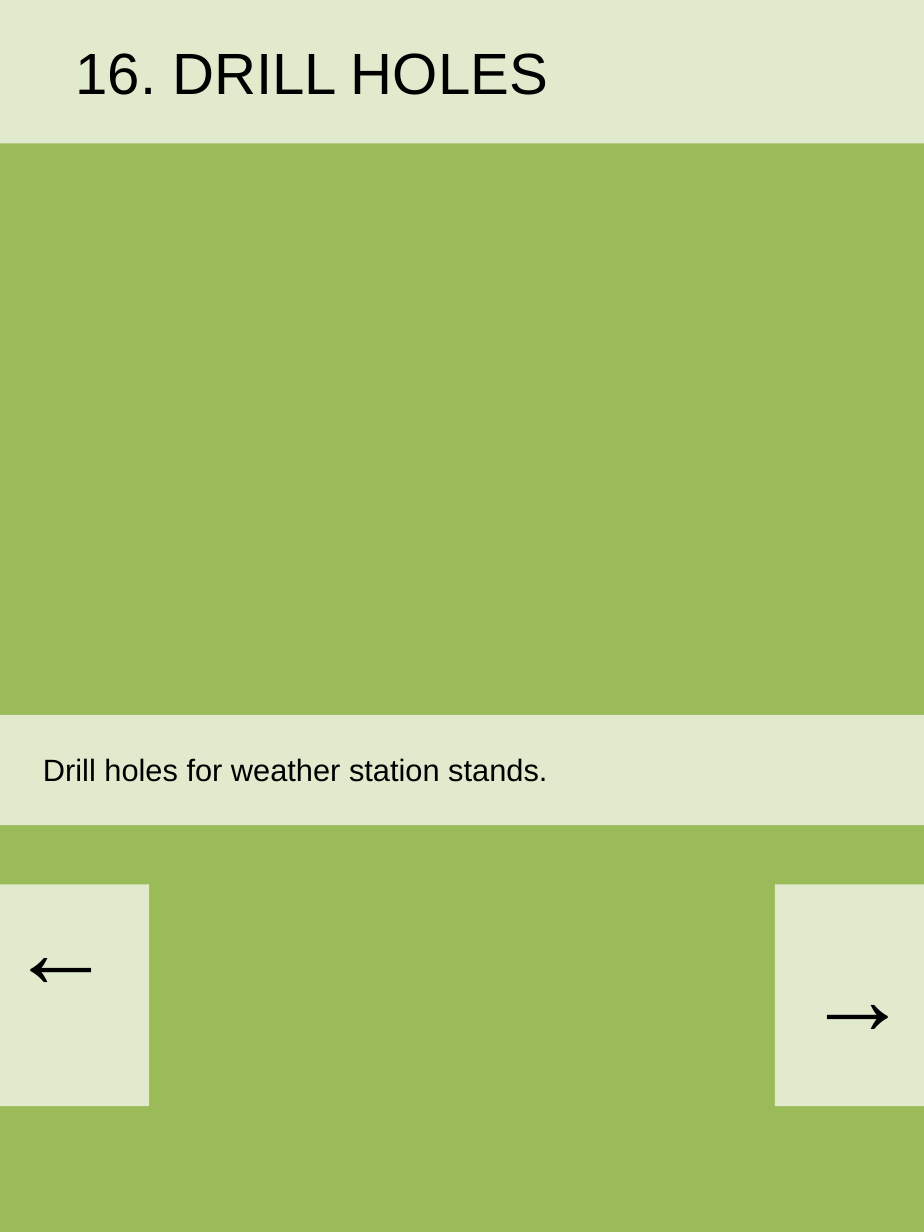
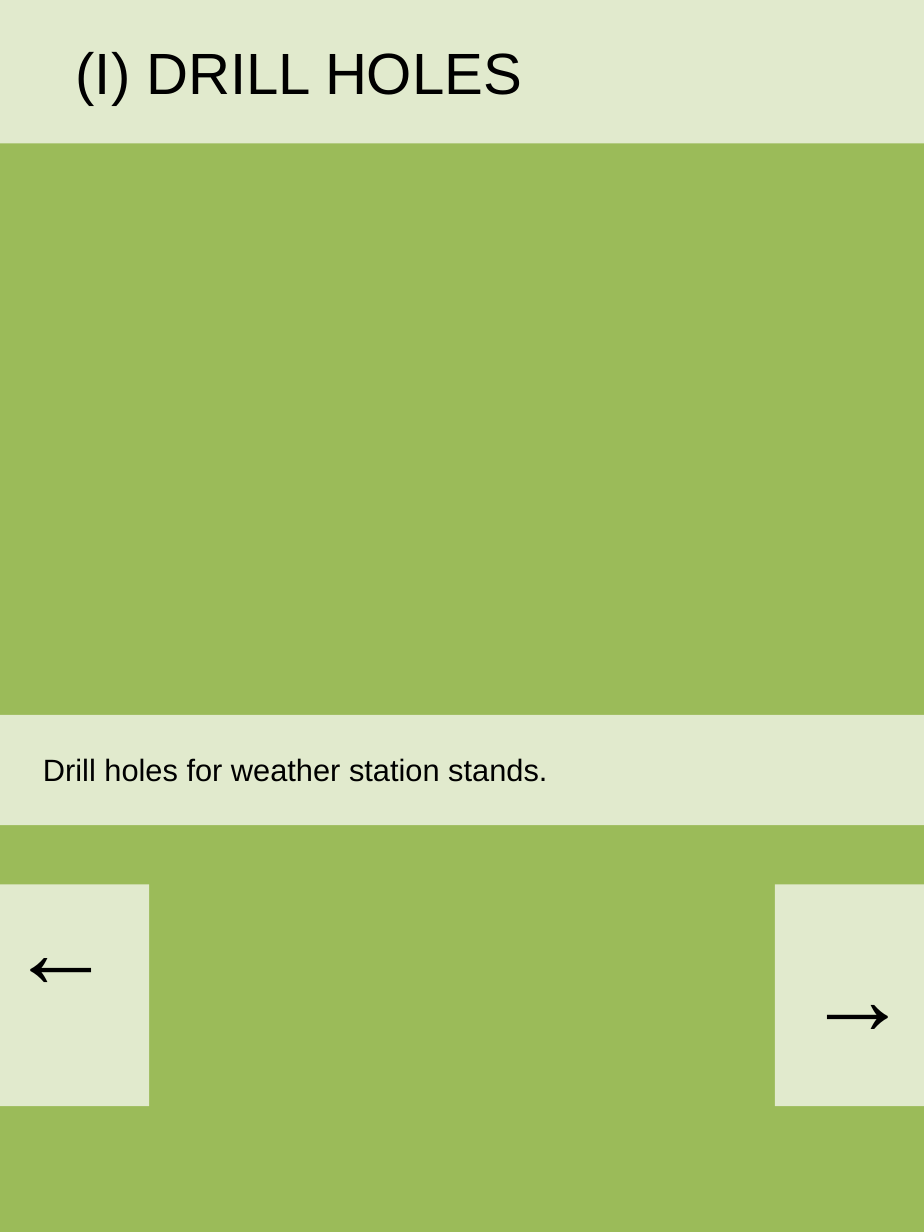
Before and after one commit to yobitechnologies/C3, a slide deck: slide 17 of Concept.pptx. Drawn at 924x1232 pixels with LibreOffice and Linux fonts; fonts in the diff are those of the drawing. Boxes give left, top, right and bottom in pixels: in the first picture for what was removed or moved away, otherwise in the second. Text is boxed around its words. In the diff, an @@ line names an element or a change of style, - is before the commit and + after.

```diff
--- a/Concept.pptx
+++ b/Concept.pptx
@@ text at bbox=[76, 52, 522, 105]: text changed @@
-16. DRILL HOLES
+(I) DRILL HOLES
```
Also in this commit, not shown: 13 other slides changed, 15 other files.
